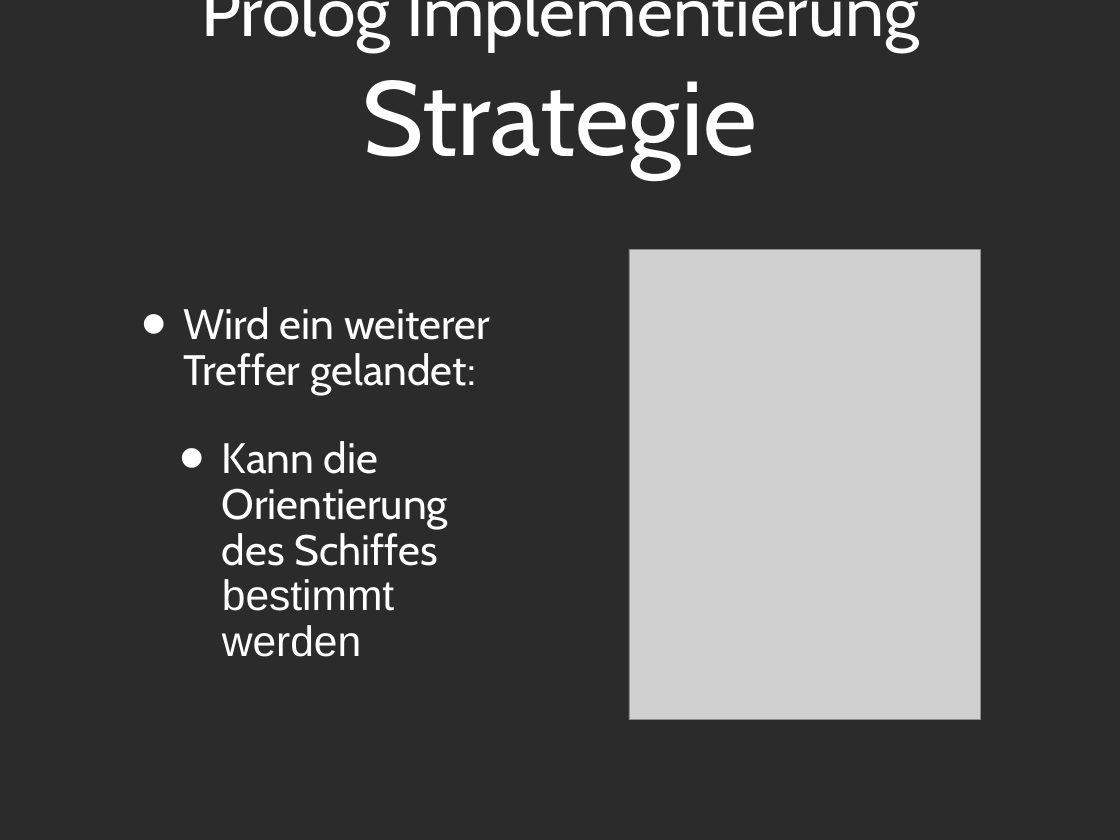
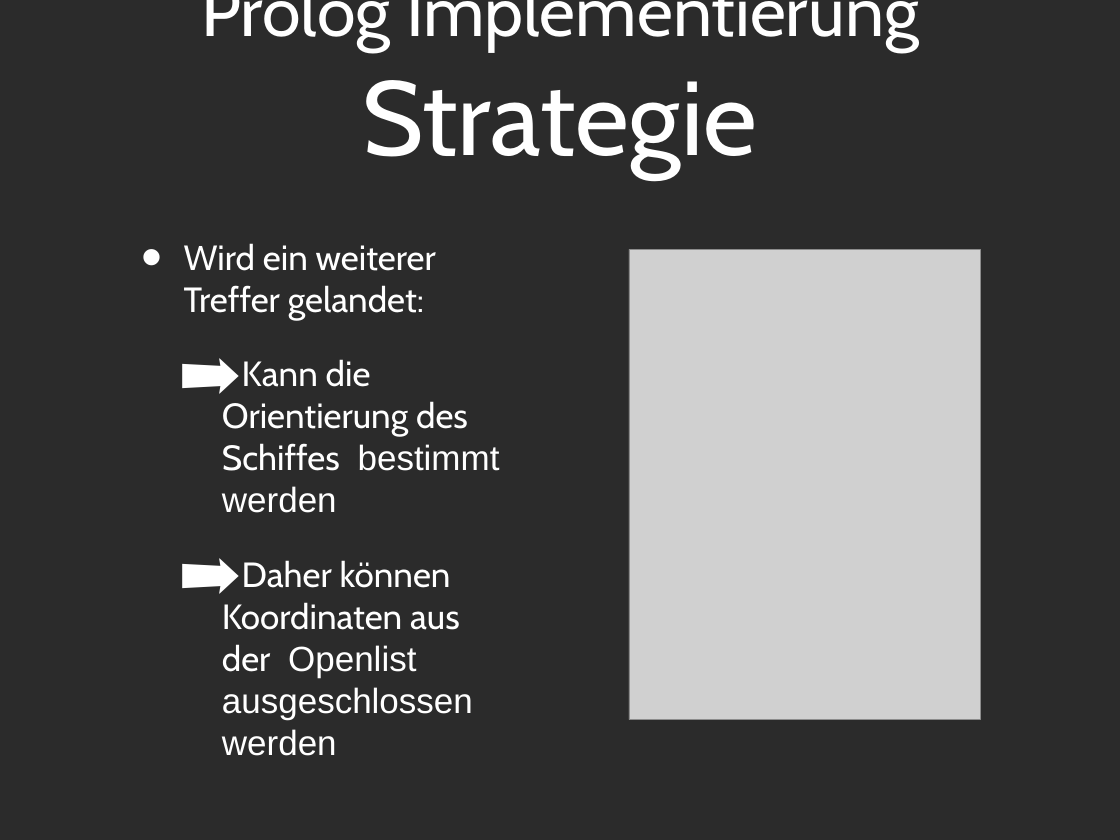
Before and after one commit to Tsopic/ai-battleship, a slide deck: slide 14 of Präsentation/Präsentation_PPT.ppt. Drawn at 1120x840 pixels with LibreOffice and Linux fonts; fonts in the diff are those of the drawing; grey boxes stand for pictures; background and template pictures are left out; a plain dark background stands for a picture behind light text. Boxes give left, top, right and bottom in pixels: in the first picture for what was removed or moved away, otherwise in the second. Text is boxed around its words. In the diff, an @@ line names an element or a change of style, - is before the commit and + after.

```diff
--- a/Präsentation/Präsentation_PPT.ppt
+++ b/Präsentation/Präsentation_PPT.ppt
@@ text "Wird ein weiterer Treffer gelandet:": place and size @@
-text "Wird ein weiterer Treffer gelandet:" at <box>184,307,490,657</box>
+text "Wird ein weiterer Treffer gelandet:" at <box>184,243,500,756</box>
@@ text at <box>184,243,500,513</box>: size 38.9 to 32 pt in "Wird ein weiterer Treffer gelandet:", "Kann die Orientierung des Schiffes bestimmt werden"; line spacing 0.9 to 1; less space between paragraphs; bullet • to ➡ @@
@@ text at <box>222,560,473,756</box>: paragraph added @@
+  ➡ Daher können Koordinaten aus der Openlist ausgeschlossen werden
```
Also in this commit, not shown: 5 other slides changed, 2 other files.
